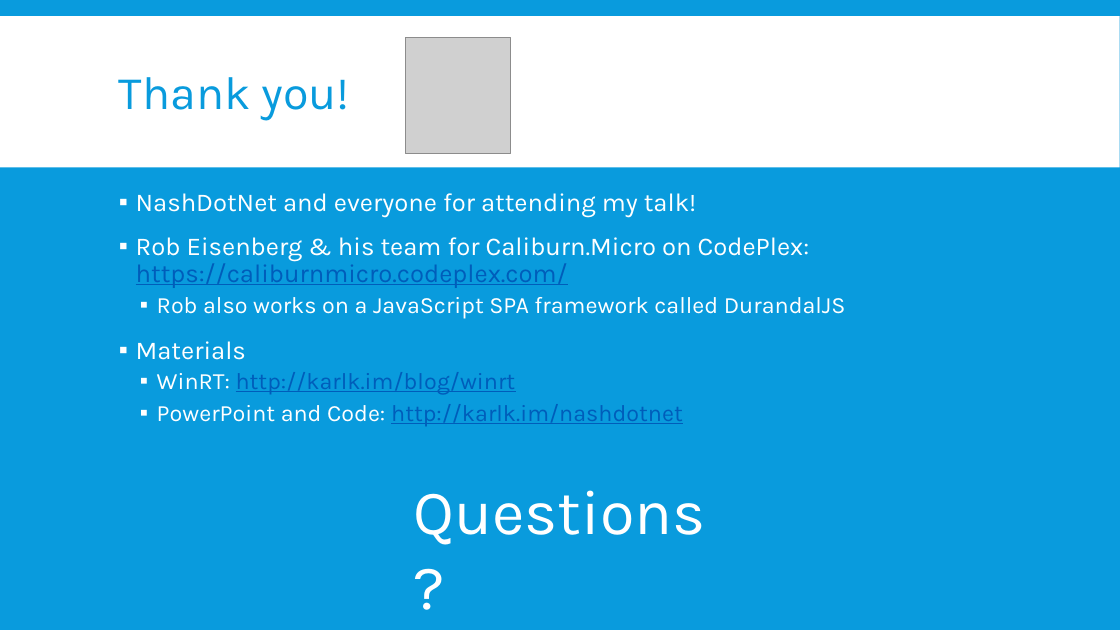
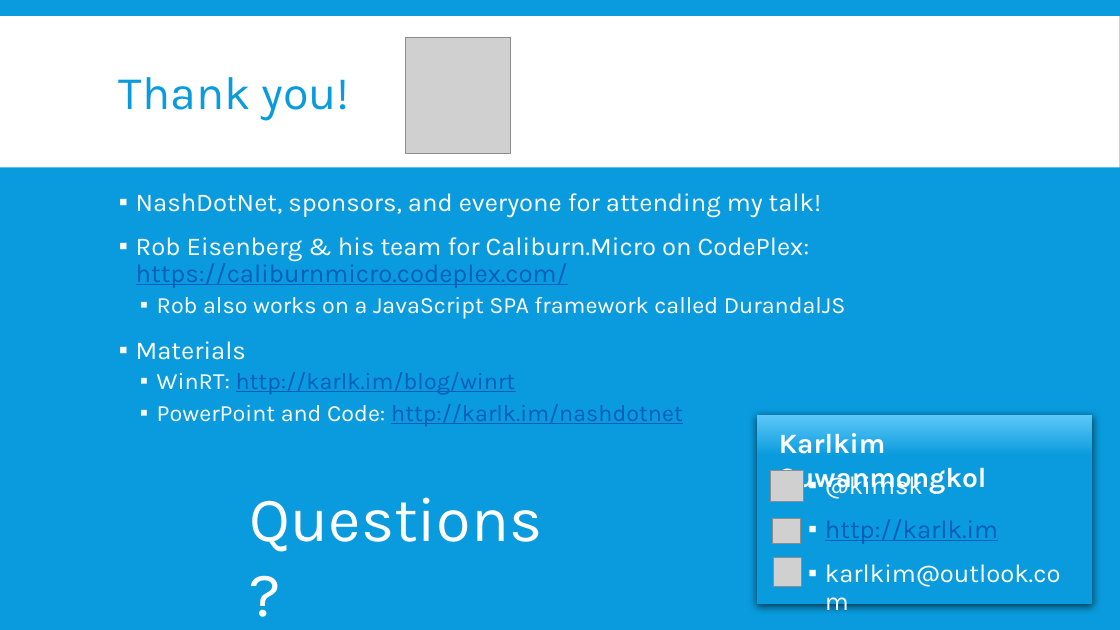
Before and after one commit to kimsk/NashDotNet, a slide deck: slide 17 of WinRT and Caliburn.Micro.pptx. Drawn at 1120x630 pixels with LibreOffice and Linux fonts; fonts in the diff are those of the drawing; grey boxes stand for pictures; background and template pictures are left out. Boxes give left, top, right and bottom in pixels: in the first picture for what was removed or moved away, otherwise in the second. Text is boxed around its words. In the diff, an @@ line names an element or a change of style, - is before the commit and + after.

```diff
--- a/WinRT and Caliburn.Micro.pptx
+++ b/WinRT and Caliburn.Micro.pptx
@@ text at (x1=136, y1=193, x2=821, y2=217): text changed @@
-▪ NashDotNet and everyone for attending my talk!
+▪ NashDotNet, sponsors, and everyone for attending my talk!
@@ rectangle added at (x1=757, y1=414, x2=1092, y2=604), fill gradient #5EC8F8 to #099BDD @@
@@ text added at (x1=779, y1=433, x2=987, y2=493), 24 pt, text #FFFFFF, bold @@
+Karlkim Suwanmongkol
@@ text "Questions?" moved from (x1=413, y1=490, x2=705, y2=545) to (x1=250, y1=497, x2=542, y2=552) @@
@@ picture added at (x1=770, y1=471, x2=803, y2=502) @@
@@ text added at (x1=825, y1=473, x2=1061, y2=587), 22 pt, text #FFFFFF @@
+▪ @kimsk
+▪ http://karlk.im
+▪ karlkim@outlook.com
@@ picture added at (x1=773, y1=519, x2=802, y2=544) @@
@@ picture added at (x1=774, y1=558, x2=802, y2=587) @@
```
Also in this commit, not shown: 6 other slides changed.
